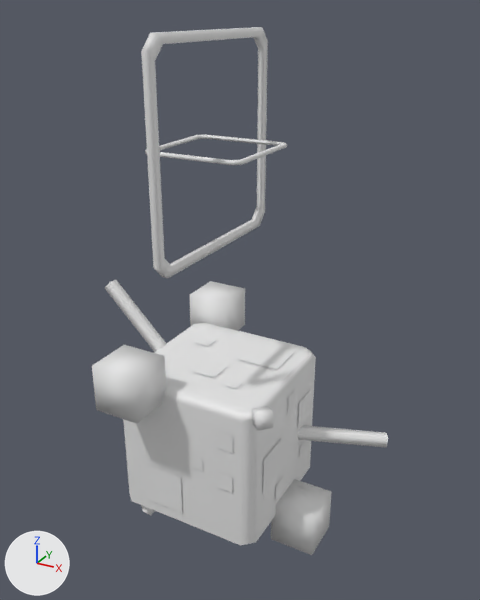
An edit to the FBX model Reference/Resources/Mesh/Animation/Effect/E_BGB_Doku.fbx, drawn before and after from the same camera.
Before and after are seen from a camera (50 mm lens) standing at (0.0492, -0.0827, 0.0656) and looking at (0.0028, 0.0015, 0.0235). The lights are fixed; the arrows at lower left show +X, +Y and +Z. Materials are left out; every surface is plain grey. Where no turn or scale is listed for an object, it has been applied to the vertices.

The first picture shows 'core', 'group1', 'group3', 'group4', 'line3', 'line7', 'particleL5', 'particleL6', 'particleL7', 'ring1', 'ring3'.
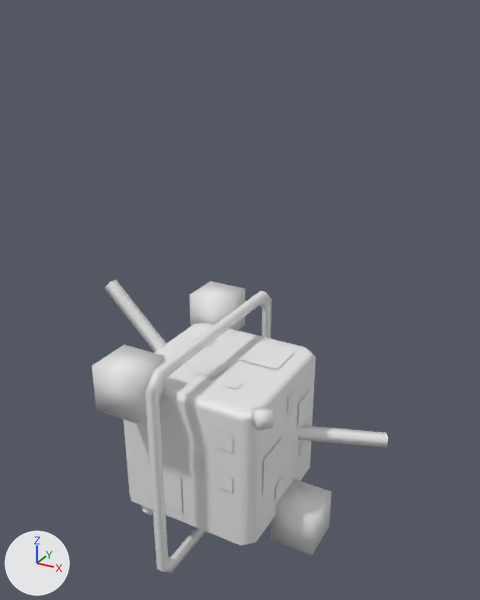
ob_ring is not drawn itself; it is the parent of ob_ring2, ob_ring1, ob_ring3.

What the commit changed:
Object 'ring' (ob_ring) is rescaled from (0.826, 0.826, 0.826) to (1.0, 1.0, 1.0).
Object 'ring' (ob_ring) moves from (0.0, 4.746, 0.0) to (0.0, 0.0, 0.0).

Where the change shows, as pixel boxes [x1, y1, x2, y2] in the pictures (480 x 600 px):
'ring3', moved, rescaled (12% taller)
    before: [141, 27, 268, 278]
    after: [145, 291, 272, 573]
'ring1', moved, rescaled (not visible afterwards)
    before: [145, 134, 287, 165]
